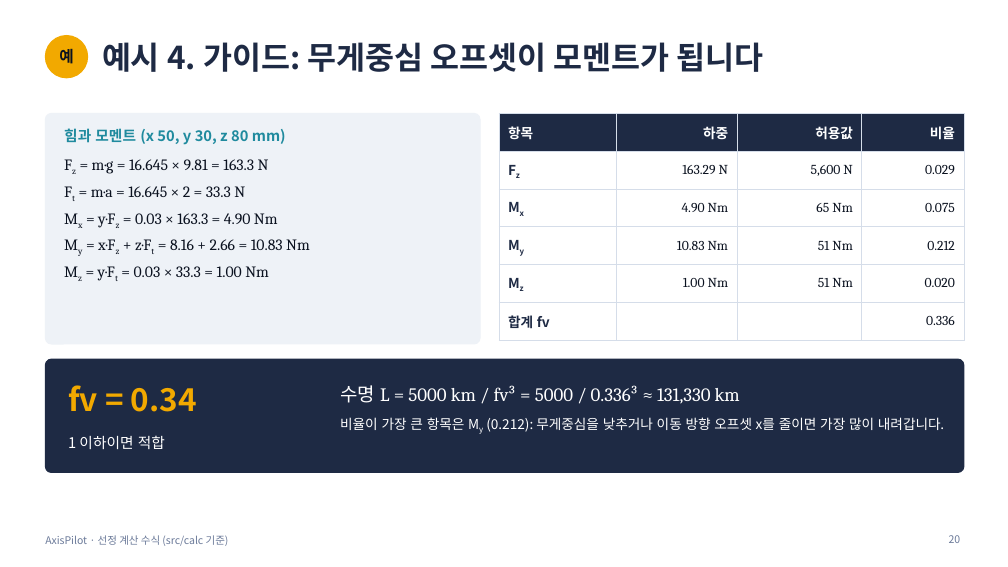
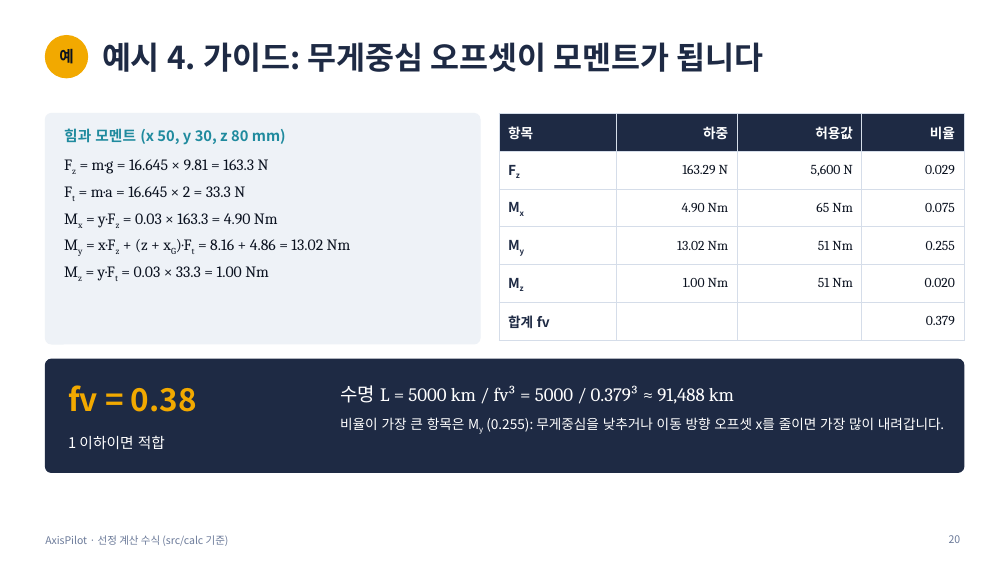
Before and after one commit to taeyoonkim0829/AxisPilot, a slide deck: slide 20 of docs/AxisPilot-선정수식.pptx. Drawn at 1008x567 pixels with LibreOffice and Linux fonts; fonts in the diff are those of the drawing. Boxes give left, top, right and bottom in pixels: in the first picture for what was removed or moved away, otherwise in the second. Text is boxed around its words. In the diff, an @@ line names an element or a change of style, - is before the commit and + after.

```diff
--- a/docs/AxisPilot-선정수식.pptx
+++ b/docs/AxisPilot-선정수식.pptx
@@ table at box(499, 113, 964, 340) @@
-row 4, column 2: 10.83 Nm
+row 4, column 2: 13.02 Nm
-row 4, column 4: 0.212
+row 4, column 4: 0.255
-row 6, column 4: 0.336
+row 6, column 4: 0.379
@@ text at box(98, 239, 351, 254): text changed @@
-My = x·Fz + z·Ft = 8.16 + 2.66 = 10.83 Nm
+My = x·Fz + (z + xG)·Ft = 8.16 + 4.86 = 13.02 Nm
@@ text at box(68, 385, 197, 412): text changed @@
-fv = 0.34
+fv = 0.38
@@ text at box(340, 385, 734, 404): text changed @@
-수명 L = 5000 km / fv³ = 5000 / 0.336³ ≈ 131,330 km
+수명 L = 5000 km / fv³ = 5000 / 0.379³ ≈ 91,488 km
@@ text at box(340, 417, 944, 432): text changed @@
-비율이 가장 큰 항목은 My (0.212): 무게중심을 낮추거나 이동 방향 오프셋 x를 줄이면 가장 많이 내려갑니다.
+비율이 가장 큰 항목은 My (0.255): 무게중심을 낮추거나 이동 방향 오프셋 x를 줄이면 가장 많이 내려갑니다.
```
Also in this commit, not shown: 9 other slides changed, 2 other files.
